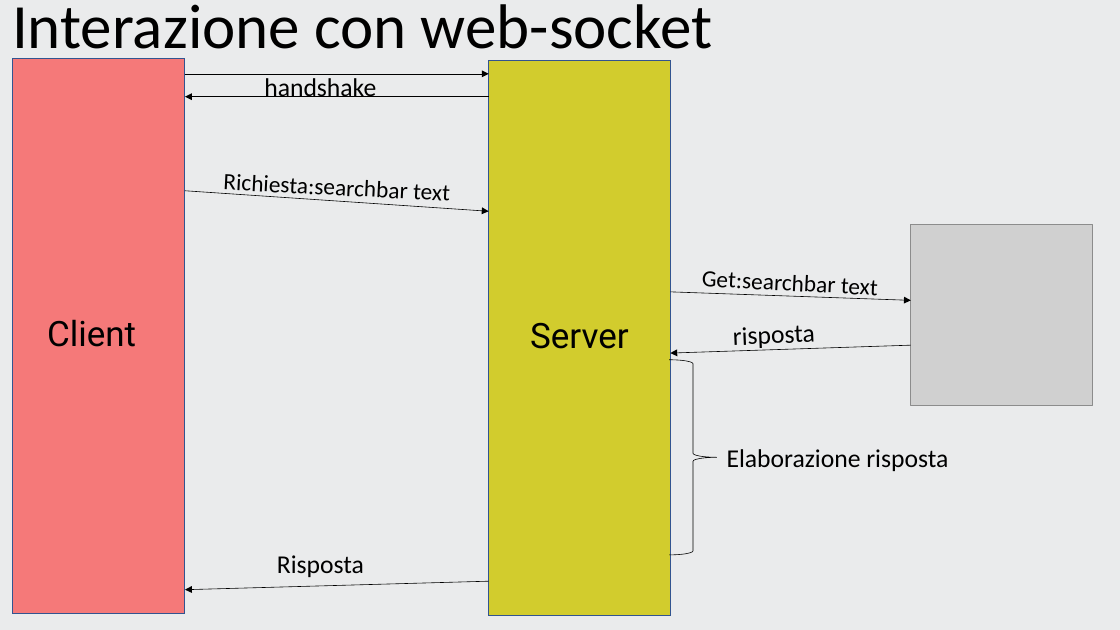
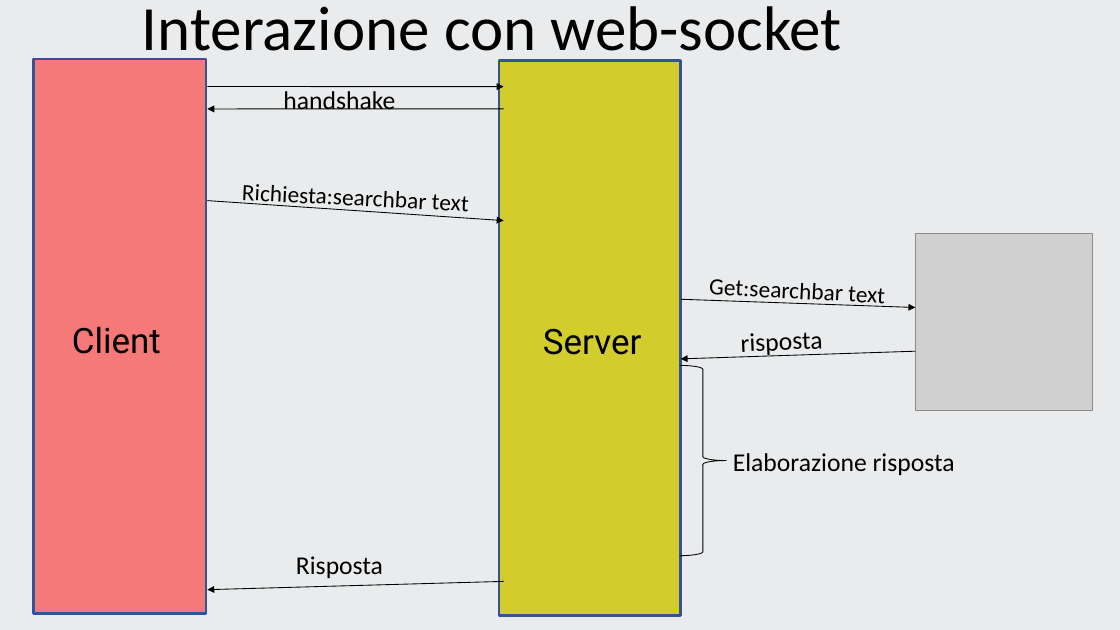
Before and after one commit to simonepetruzzi/Musikult, a slide deck: slide 4 of Musikult.pptx. Drawn at 1120x630 pixels with LibreOffice and Linux fonts; fonts in the diff are those of the drawing; grey boxes stand for pictures. Boxes give left, top, right and bottom in pixels: in the first picture for what was removed or moved away, otherwise in the second. Text is boxed around its words. In the diff, an @@ line names an element or a change of style, - is before the commit and + after.

```diff
--- a/Musikult.pptx
+++ b/Musikult.pptx
@@ text "Interazione con web-socket": place and size @@
-text "Interazione con web-socket" at bbox=[12, 4, 712, 64]
+text "Interazione con web-socket" at bbox=[142, 6, 842, 65]
@@ rectangle at bbox=[34, 59, 206, 614]: outline #325491 1 pt to #325491 2 pt @@
@@ rectangle: place and size @@
-rectangle at bbox=[13, 59, 185, 614]
+rectangle at bbox=[34, 59, 206, 614]
@@ arrow removed from (185, 74) to (489, 74) @@
@@ freeform shape added at bbox=[208, 87, 504, 87], outline #000000 0.75 pt @@
@@ text "handshake": place and size @@
-text "handshake" at bbox=[264, 78, 376, 97]
+text "handshake" at bbox=[283, 91, 395, 110]
@@ rectangle: place and size @@
-rectangle at bbox=[489, 60, 670, 616]
+rectangle at bbox=[499, 60, 681, 616]
@@ rectangle at bbox=[499, 60, 681, 616]: outline #325491 1 pt to #325491 2 pt @@
@@ arrow removed from (489, 97) to (185, 97) @@
@@ freeform shape added at bbox=[208, 109, 504, 109], outline #000000 0.75 pt @@
@@ text "Richiesta:searchbar text": place and size @@
-text "Richiesta:searchbar text" at bbox=[223, 174, 450, 204]
+text "Richiesta:searchbar text" at bbox=[242, 184, 468, 217]
@@ arrow removed from (185, 191) to (489, 212) @@
@@ freeform shape added at bbox=[208, 201, 504, 221], outline #000000 0.75 pt @@
@@ picture: place and size @@
-picture at bbox=[911, 224, 1092, 406]
+picture at bbox=[916, 234, 1093, 411]
@@ text "Get:searchbar text": place and size @@
-text "Get:searchbar text" at bbox=[702, 271, 878, 300]
+text "Get:searchbar text" at bbox=[709, 279, 885, 307]
@@ arrow removed from (670, 292) to (911, 301) @@
@@ freeform shape added at bbox=[681, 299, 915, 308], outline #000000 0.75 pt @@
@@ text "Client": place and size @@
-text "Client" at bbox=[47, 319, 136, 347]
+text "Client" at bbox=[72, 326, 161, 354]
@@ text "Server": place and size @@
-text "Server" at bbox=[530, 322, 629, 349]
+text "Server" at bbox=[543, 328, 642, 355]
@@ text "risposta": place and size @@
-text "risposta" at bbox=[733, 325, 815, 351]
+text "risposta" at bbox=[741, 332, 823, 358]
@@ arrow removed from (911, 345) to (670, 353) @@
@@ freeform shape added at bbox=[681, 351, 915, 359], outline #000000 0.75 pt @@
@@ right brace: place and size @@
-right brace at bbox=[670, 360, 718, 555]
+right brace at bbox=[680, 365, 727, 556]
@@ right brace at bbox=[680, 365, 727, 556]: outline #000000 0.5 pt to #000000 0.75 pt; proportions changed @@
@@ text "Elaborazione risposta": place and size @@
-text "Elaborazione risposta" at bbox=[727, 449, 948, 471]
+text "Elaborazione risposta" at bbox=[733, 453, 955, 475]
@@ text "Risposta": place and size @@
-text "Risposta" at bbox=[277, 555, 364, 577]
+text "Risposta" at bbox=[296, 556, 383, 578]
@@ arrow removed from (489, 581) to (185, 590) @@
@@ freeform shape added at bbox=[208, 581, 504, 590], outline #000000 0.75 pt @@
```
Also in this commit, not shown: 3 other slides changed, 2 other files.
